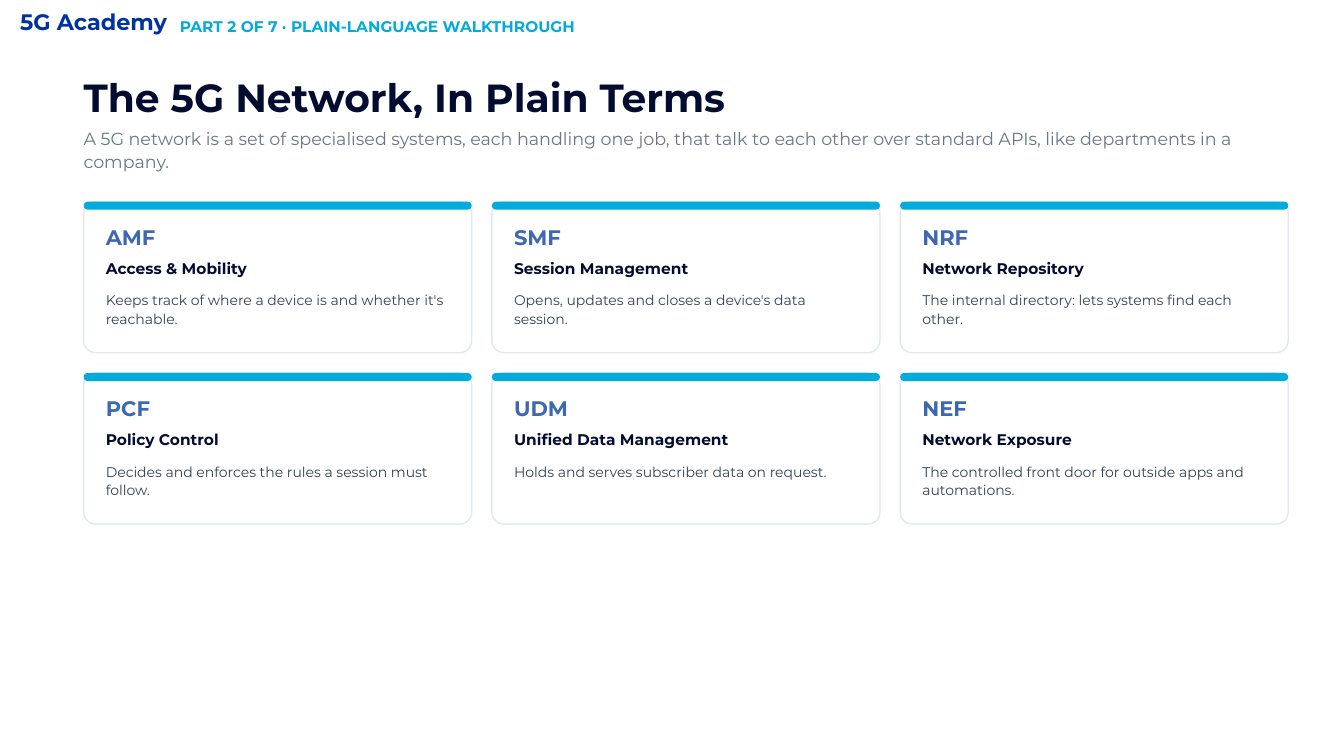
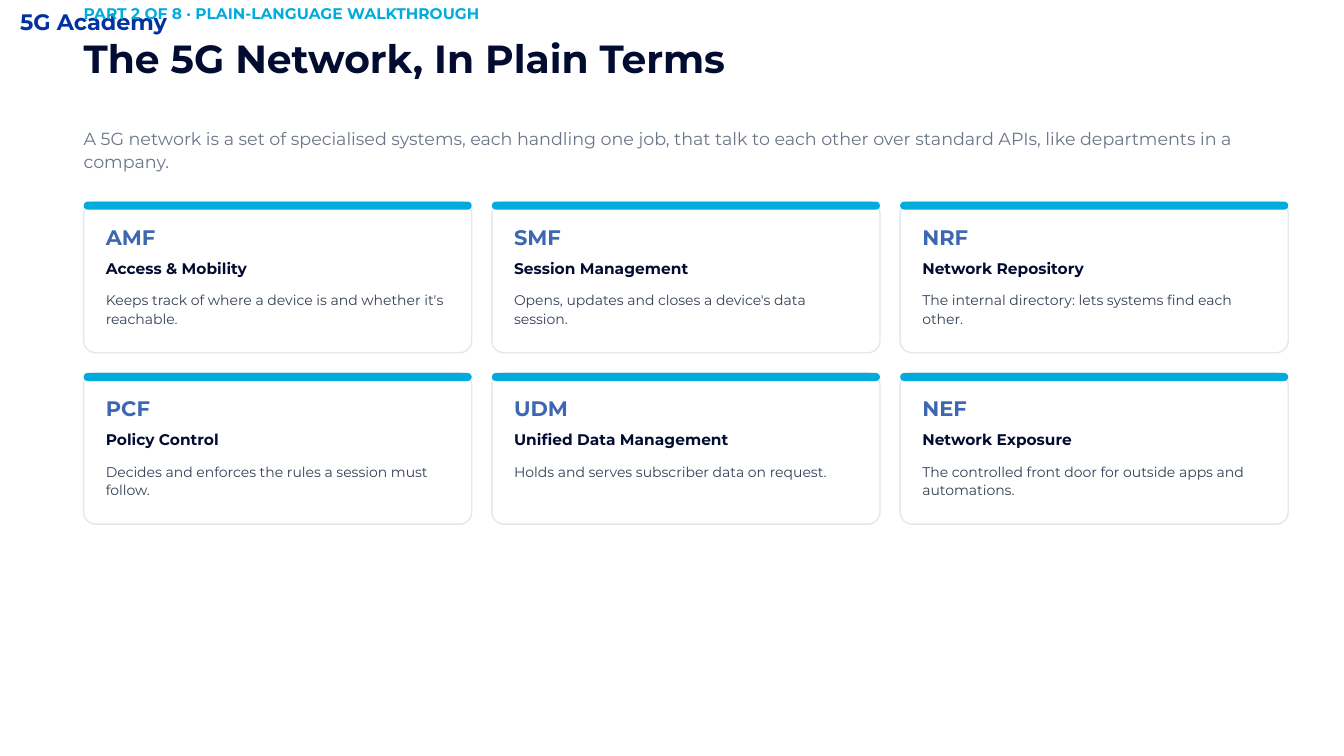
Before and after one commit to fauzan111/AEGIS, a slide deck: slide 4 of slides/AEGIS_Gate1_Official.pptx. Drawn at 1344x756 pixels with LibreOffice and Linux fonts; fonts in the diff are those of the drawing; background and template pictures are left out. Boxes give left, top, right and bottom in pixels: in the first picture for what was removed or moved away, otherwise in the second. Text is boxed around its words. In the diff, an @@ line names an element or a change of style, - is before the commit and + after.

```diff
--- a/slides/AEGIS_Gate1_Official.pptx
+++ b/slides/AEGIS_Gate1_Official.pptx
@@ text "The 5G Network, In Plain ...": place and size @@
-text "The 5G Network, In Plain ..." at <box>84,81,725,118</box>
+text "The 5G Network, In Plain ..." at <box>84,42,725,79</box>
@@ text at <box>84,4,479,23</box>: text changed @@
-PART 2 OF 7 · PLAIN-LANGUAGE WALKTHROUGH
+PART 2 OF 8 · PLAIN-LANGUAGE WALKTHROUGH
```
Also in this commit, not shown: 13 other slides changed, 1 slide added, 3 other files.
